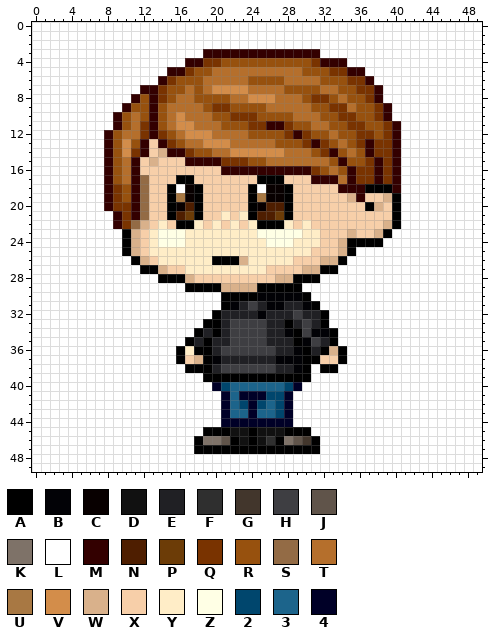
Pixel-art sprite -- Cowgary/tim.png. The picture above is the old version.
The file is 200x200 pixels, drawn in blocks of 4x4; one block is one cell here.
Palette (. is transparent): A #000000  B #020206  C #080000  D #111111  E #202024  F #2f2f2f  G #42362c  H #3e3e42  J #60544a  K #7e7268  L #ffffff  M #330000  N #4e1e00  P #6c3c07  Q #793300  R #97510e  S #936b45  T #b56f2c  U #a87843  V #d38d4a  W #d9b18b  X #f7cfa9  Y #ffedc7  Z #ffffe5  2 #00466d  3 #1c648b  4 #000027
After:
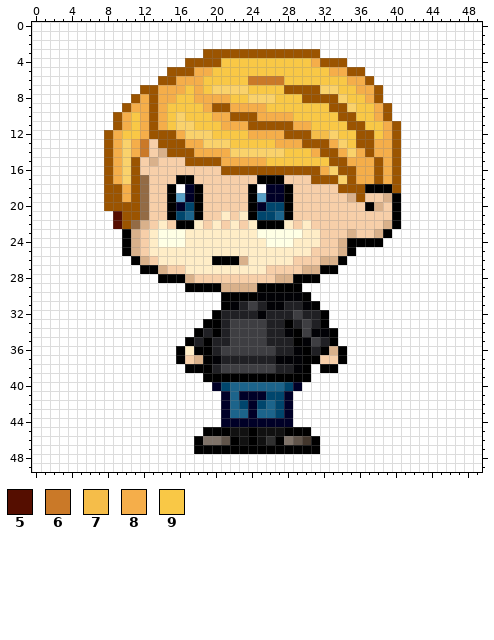
Colours new in this view: 5 #550e00  6 #ca7928  7 #f5bd49  8 #f5ae4a  9 #f9c846
Difference:
colour M: #330000 -> #9b5400
colour U: #a87843 -> #58a0c7
colour V: #d38d4a -> #fad26b
y 4: x 19..31 QQRRRRRRRRRRQ -> MM99999999998
y 5: x 17..34 QRRTTTTTTTTTTRRRQQ -> M88999999999999988
y 6: x 15..36 QRRRTTTTTRRRRTTTTRRRQQ -> M888999996666999999988
y 7: x 14..19 QRRTRT -> 888989; x 24..37 TTTTRRRRTTRRQQ -> 9999MMMMVV9988
y 8: x 12 R -> 8; x 14..23 QRTTRRRRTT -> 8899888899; x 27..37 TTTRQQRTRRQ -> 999MMMMV998
y 9: x 11..12 RR -> 88; x 14..38 RTTTTRQQRRRRTTTTTRRQQTRRQ -> 899998MM88889999999MMV998
y 10: x 10..12 RTR -> 898; x 14..15 RT -> 89; x 17..38 TTTRRQQQRRRRTTTRRQQRRQ -> 99988MMM888899999MM998
y 11: x 10..12 RTQ -> 898; x 14..15 RT -> 89; x 18..25 TTTRRRQQ -> 999888MM; x 28..39 QRRTTRRQQRRQ -> M889999MM998
y 12: x 9..12 RTTQ -> 8998; x 14..16 QRT -> MM8; x 20..28 TTTTRRRRQ -> 99998888M; x 30..39 QRRTRRQQRQ -> M77V99MM98
y 13: x 9 R -> 8; x 11..12 RM -> 86; x 15..18 QRTT -> MM88; x 22..30 TTTTTRRRQ -> 99999888M; x 32..36 QRTRQ -> M8V9M; x 38..39 QQ -> 88
y 14: x 9 R -> 8; x 11..12 QM -> 86; x 17..21 QRRTT -> M8888; x 28..32 TTTRQ -> 9998M; x 34..36 RTR -> 8V8; x 38..39 QQ -> 88
y 15: x 9..10 RT -> 8V; x 21..33 QQQRRTTTTTTTR -> 888889999999M; x 35..37 RRQ -> 888; x 39 Q -> 8
y 16: x 9..10 RT -> 8V; x 31..34 QRTR -> M8VM; x 36..37 QQ -> 88; x 39 Q -> 8
y 17: x 9..10 RT -> 8V; x 34 T -> V; x 36..37 QQ -> 88; x 39 Q -> 8
y 18..19: x 9..10 QR -> M8; x 17 C -> 4; x 26..27 CC -> 44
y 20: x 9..10 QQ -> MM; x 16..17 CN -> 42; x 25..27 CNN -> 422
y 21: x 9..10 MQ -> 5M; x 16..17 NP -> 23; x 25..27 NNP -> 223
y 22: x 9..10 MQ -> 5M
Where, in picture pixels (left, top, right, bottom), the same in both pictures:
changed: (104, 49, 401, 229)
